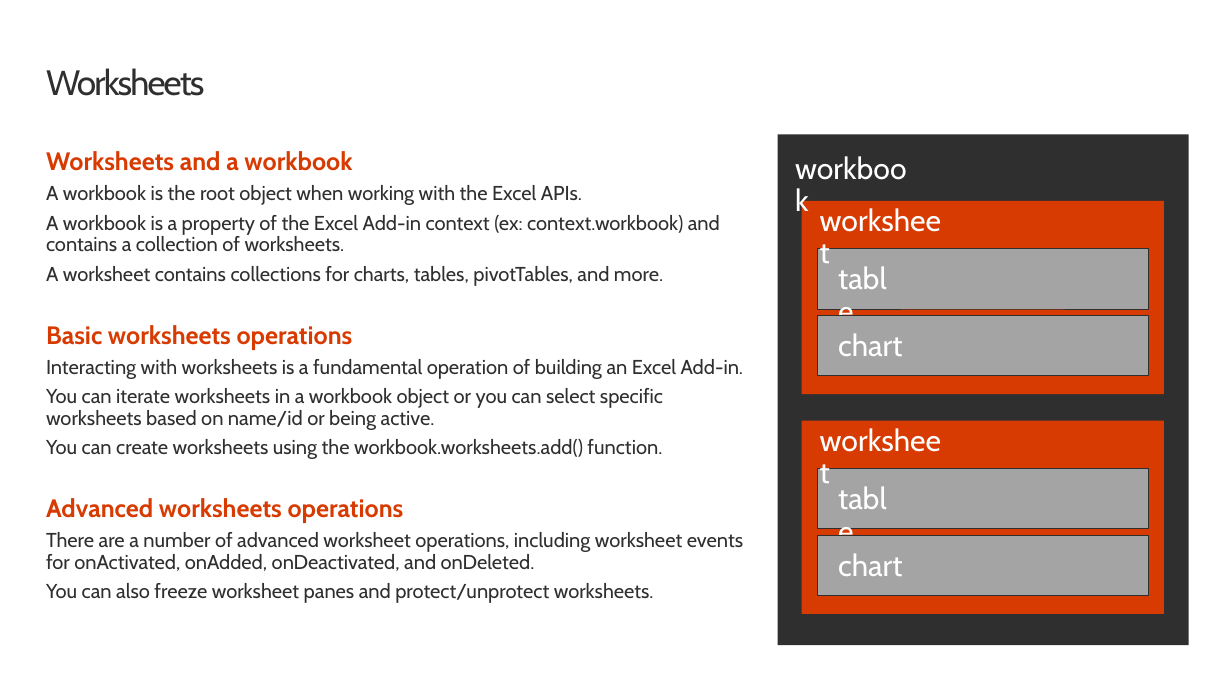
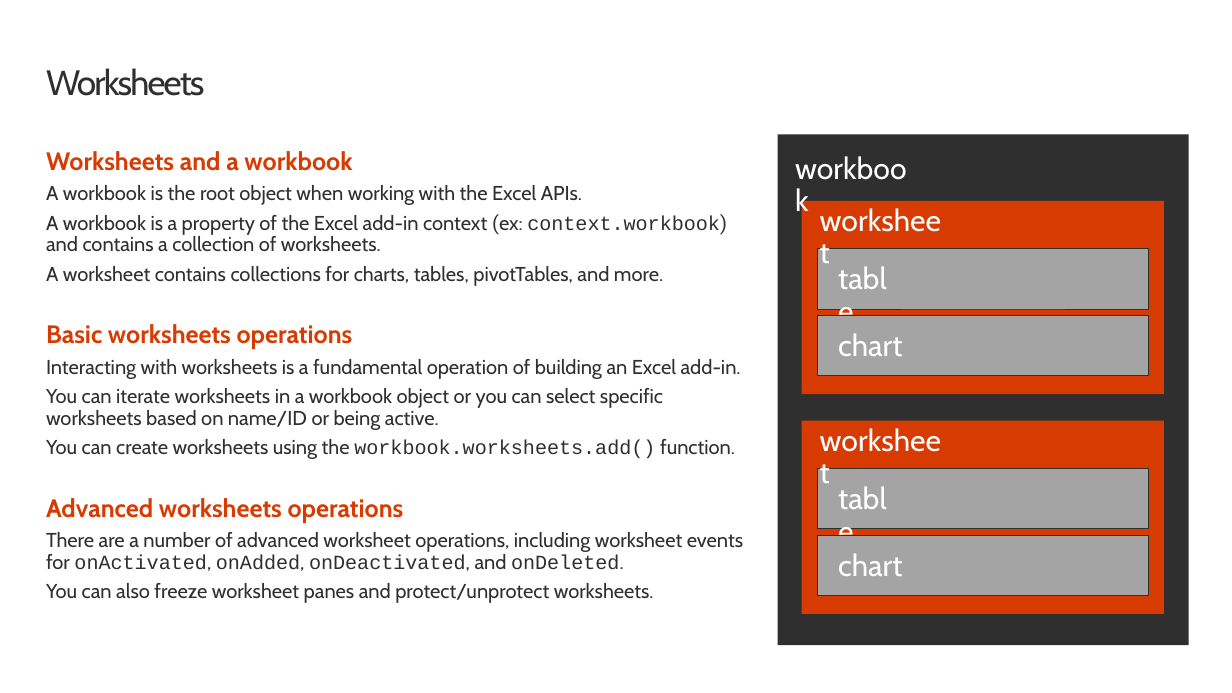
Before and after one commit to OfficeDev/TrainingContent, a slide deck: slide 3 of OfficeAddin/02 Building Add-ins for Microsoft Excel/02 Worksheets and Add-in Commands in Excel Add-ins.pptx. Drawn at 1232x693 pixels with LibreOffice and Linux fonts; fonts in the diff are those of the drawing; background and template pictures are left out. Boxes give left, top, right and bottom in pixels: in the first picture for what was removed or moved away, otherwise in the second. Text is boxed around its words. In the diff, an @@ line names an element or a change of style, - is before the commit and + after.

```diff
--- a/OfficeAddin/02 Building Add-ins for Microsoft Excel/02 Worksheets and Add-in Commands in Excel Add-ins.pptx
+++ b/OfficeAddin/02 Building Add-ins for Microsoft Excel/02 Worksheets and Add-in Commands in Excel Add-ins.pptx
@@ text at box(46, 214, 727, 252): text changed @@
-A workbook is a property of the Excel Add-in context (ex: context.workbook) and contains a collection of worksheets.
+A workbook is a property of the Excel add-in context (ex: context.workbook) and contains a collection of worksheets.
@@ text at box(46, 359, 741, 430): text changed @@
-Interacting with worksheets is a fundamental operation of building an Excel Add-in.
-You can iterate worksheets in a workbook object or you can select specific worksheets based on name/id or being active.
+Interacting with worksheets is a fundamental operation of building an Excel add-in.
+You can iterate worksheets in a workbook object or you can select specific worksheets based on name/ID or being active.
@@ text at box(46, 439, 743, 571): font Cabin to Courier New in "workbook.worksheets.add()", "onActivated, onAdded, onDeactivated, onDeleted." @@
```
Also in this commit, not shown: 4 other slides changed, 41 other files.
